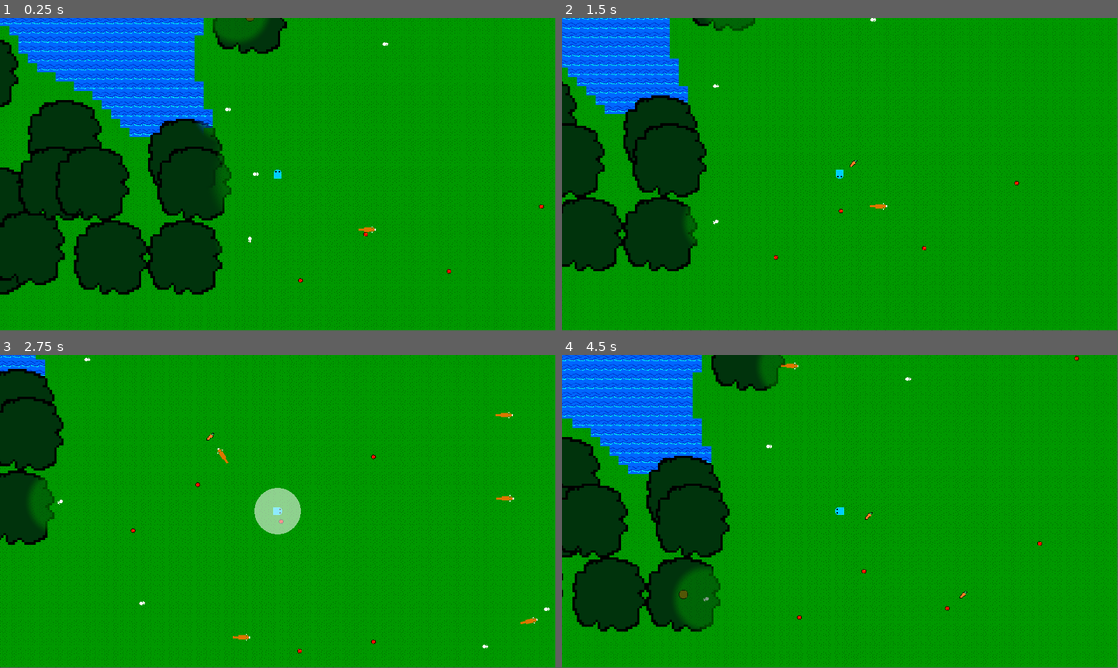
Above: before the commit, frames 1-4 (two rows, left to right).
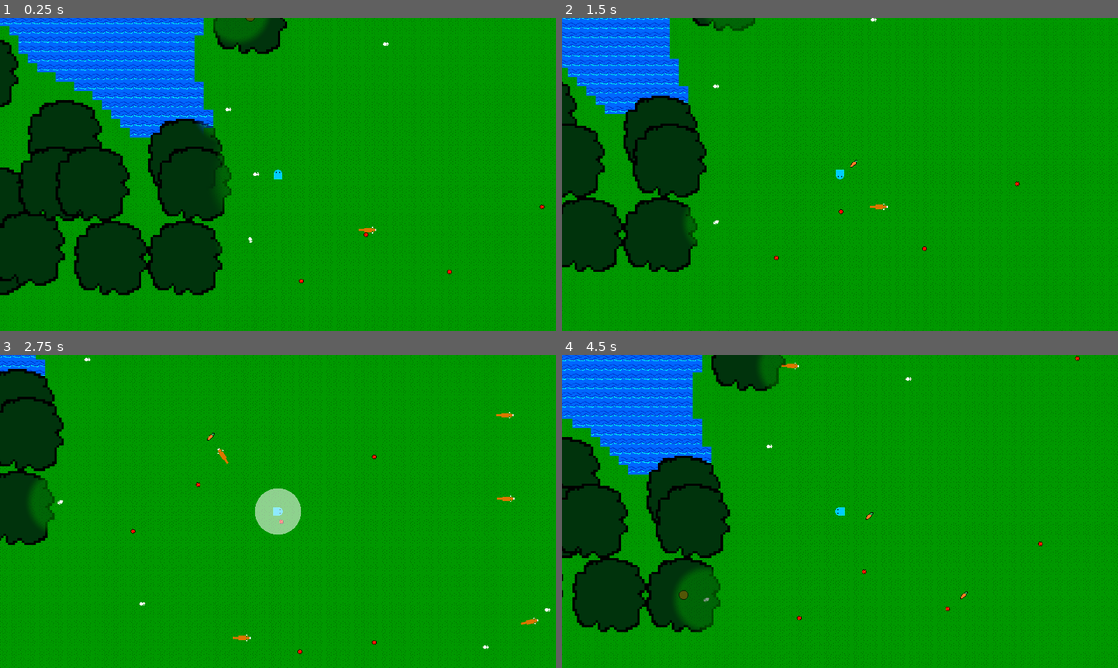
Above: after the commit, the same moments.

Repository: Kyhel/lost-in-pixels
Game: Godot game, scene res://scenes/game.tscn
Same seed, same stepped clock (60 frames per second), same inputs: the game is played once before the commit and once after it.
Inputs:
- Up to frame 1 (0.25 s): no input
- Up to frame 2 (1.5 s): hold Right (ui_right) 0.53-1.28 s; hold F (attack) 0.53-1.28 s; hold Down (ui_down) from 1.28 s (still down); tap Q (spawn_carrot) at 1.35 s
- Up to frame 3 (2.75 s): release Down (ui_down) at 2.03 s; hold Right (ui_right) from 2.03 s (still down); hold F (attack) from 2.03 s (still down)
- Up to frame 4 (4.5 s): release Right (ui_right) at 2.78 s; release F (attack) at 2.78 s; hold Up (ui_up) 2.78-3.53 s; tap Q (spawn_carrot) at 2.85, 4.35 s; hold F (attack) 3.53-4.28 s; hold Left (ui_left) from 3.53 s (still down)
The window is 799x449 before the commit and 800x450 after it. Grey fills any space a smaller window leaves; there, only what the larger window draws over its background counts as a difference.

The runs differ from the first frame. In frame 1, 7.7% of the frame differs, in the area x 0-100%, y 0-100%; in frame 2, 7.8%; in frame 3, 7.6%; in frame 4, 8.0%.

Commit message:
Screen can resize

Diff:
--- a/project.godot
+++ b/project.godot
@@ -28,7 +28,8 @@
 
 window/size/viewport_width=1920
 window/size/viewport_height=1080
-window/size/resizable=false
+window/stretch/mode="viewport"
+window/stretch/aspect="expand"
 
 [input]
 
